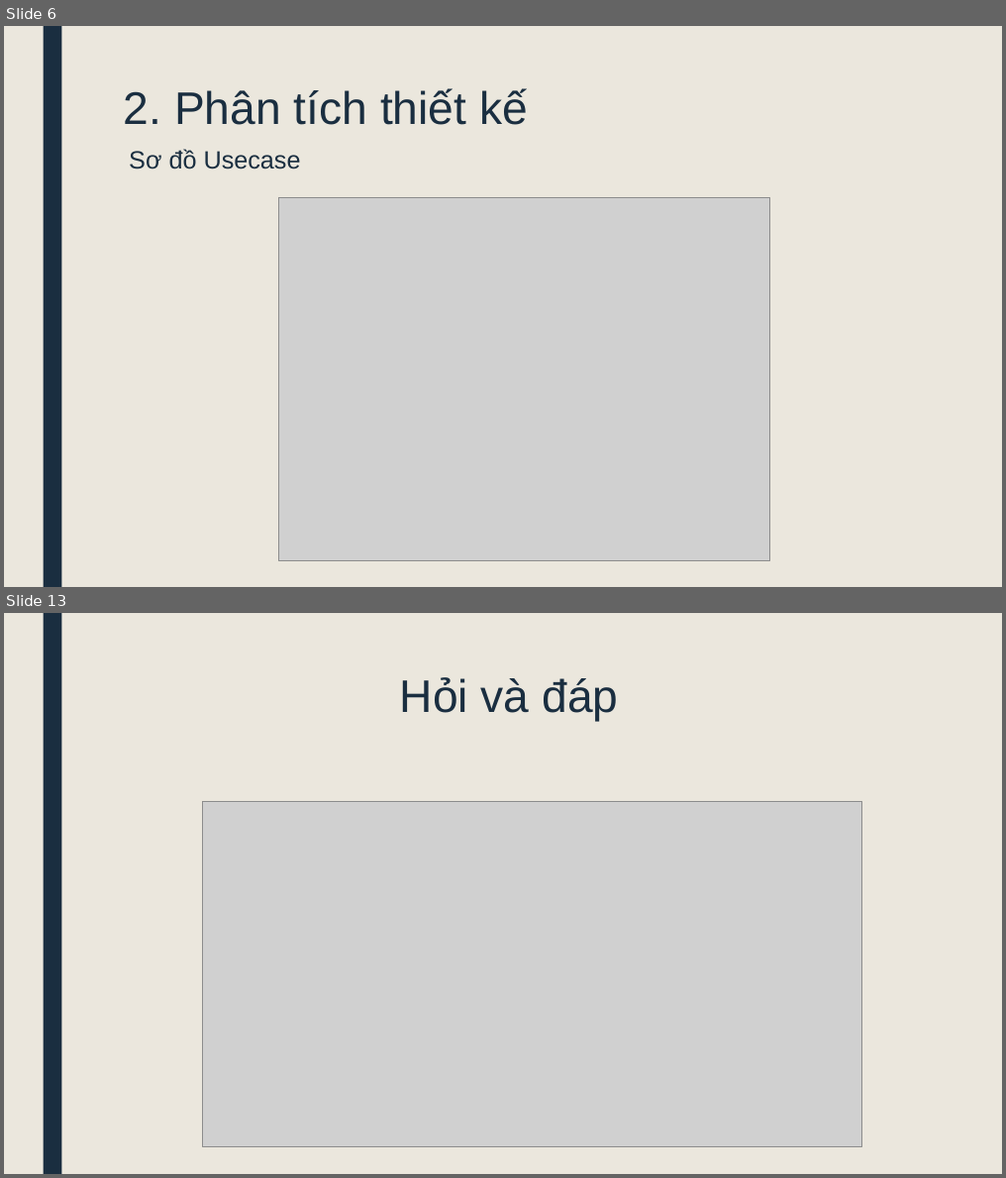
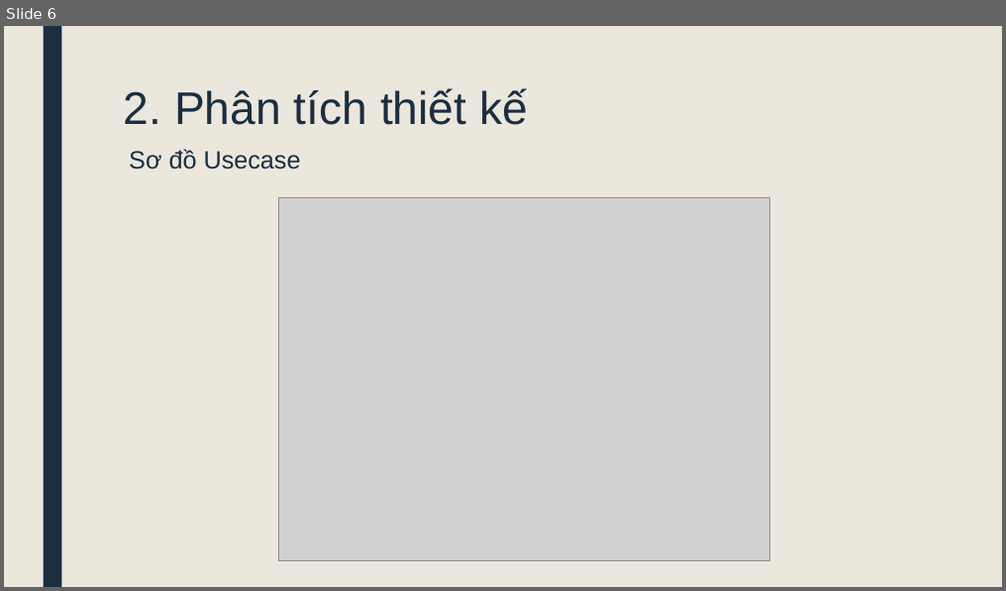
Before and after one commit to khuyen123/DoAnTotNghiep, a slide deck: Word/PhamKhuyen_Slide.pptx. Shown one above the other, each under a label of ours: slides 6 and 13 before the commit, slide 6 after it; the slides between them are not shown. The pictures are 1006x1178 and 1006x591 pixels, drawn with LibreOffice and Linux fonts; fonts in the diff are those of the drawing; grey boxes stand for pictures. Boxes give left, top, right and bottom in pixels: in the first picture for what was removed or moved away, otherwise in the second. Text is boxed around its words. In the diff, an @@ line names an element or a change of style, - is before the commit and + after.

```diff
--- a/Word/PhamKhuyen_Slide.pptx
+++ b/Word/PhamKhuyen_Slide.pptx
@@ slide 13 removed at [4,613,1002,1174], background #EBE7DD; not listed: 1 template element that a slide beside it also shows @@
@@ title removed at [400,677,618,722] @@
-Hỏi và đáp
@@ picture removed at [203,801,862,1147] @@
```
Also in this commit, not shown: 8 slides changed, 2 slides added, 1 other slide removed, 20 other files.
